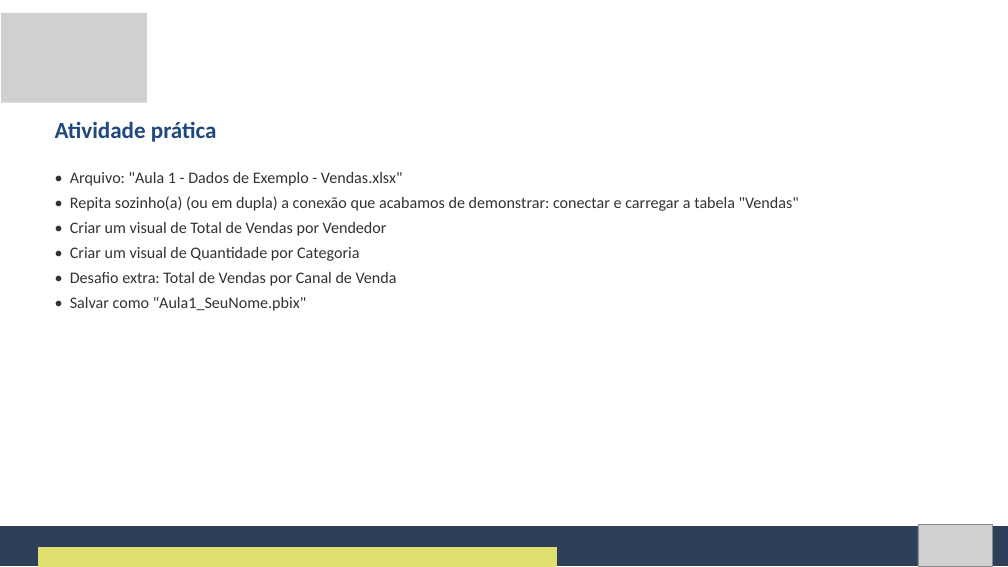
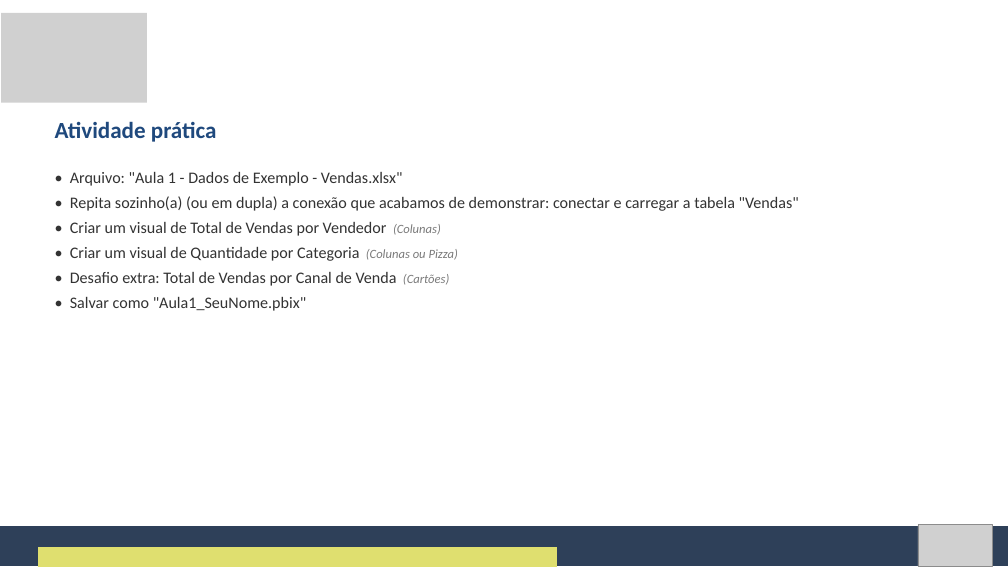
Before and after one commit to Natan20/Curso-PowerBI-Desktop-Material, a slide deck: slide 20 of Aula 01 - 01-09-2026/Aula 1 - Slides.pptx. Drawn at 1008x567 pixels with LibreOffice and Linux fonts; fonts in the diff are those of the drawing; grey boxes stand for pictures. Boxes give left, top, right and bottom in pixels: in the first picture for what was removed or moved away, otherwise in the second. Text is boxed around its words. In the diff, an @@ line names an element or a change of style, - is before the commit and + after.

```diff
--- a/Aula 01 - 01-09-2026/Aula 1 - Slides.pptx
+++ b/Aula 01 - 01-09-2026/Aula 1 - Slides.pptx
@@ text at (x1=70, y1=222, x2=458, y2=286): text changed @@
-• Criar um visual de Total de Vendas por Vendedor
-• Criar um visual de Quantidade por Categoria
-• Desafio extra: Total de Vendas por Canal de Venda
+• Criar um visual de Total de Vendas por Vendedor (Colunas)
+• Criar um visual de Quantidade por Categoria (Colunas ou Pizza)
+• Desafio extra: Total de Vendas por Canal de Venda (Cartões)
```
Also in this commit, not shown: 16 other files.
